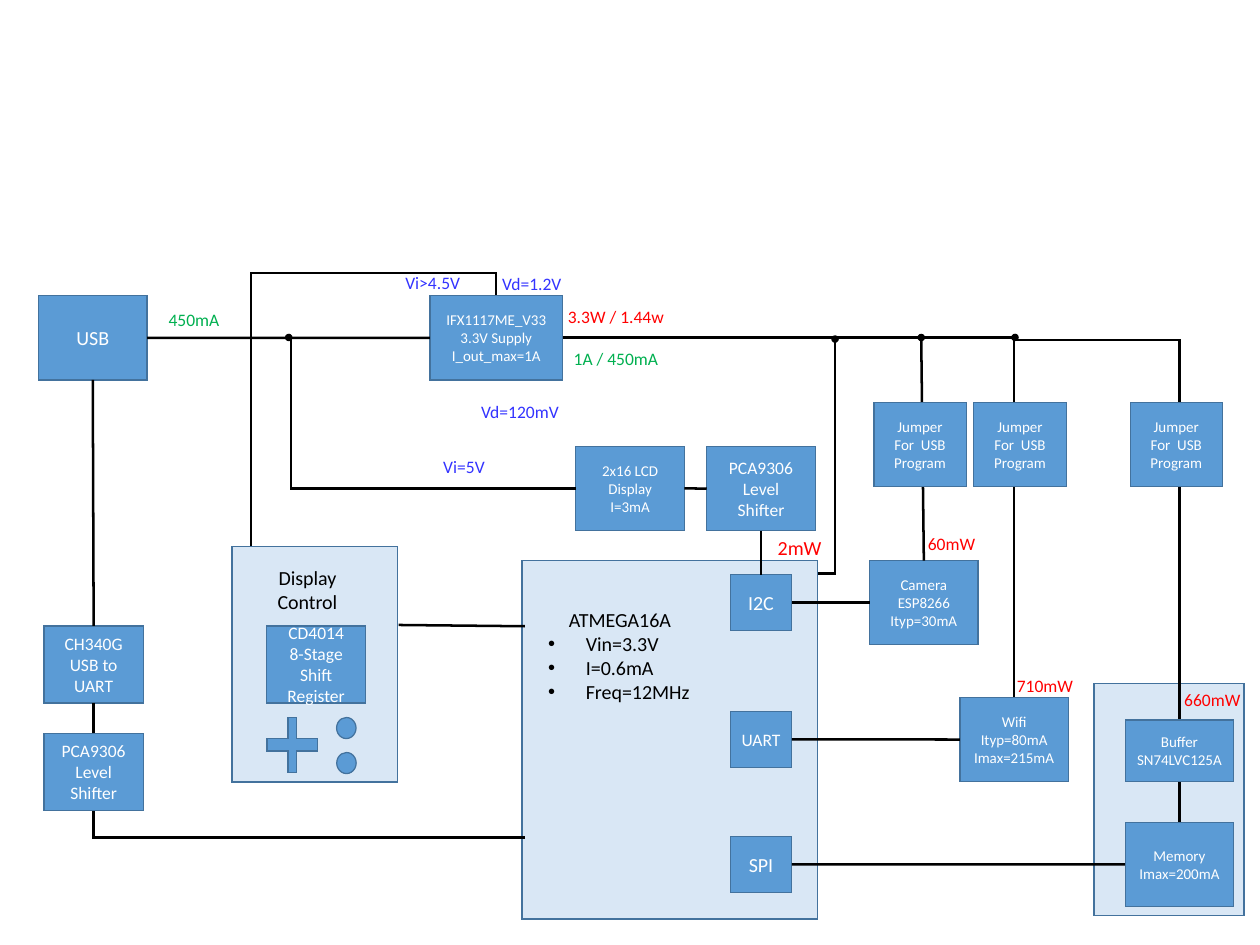
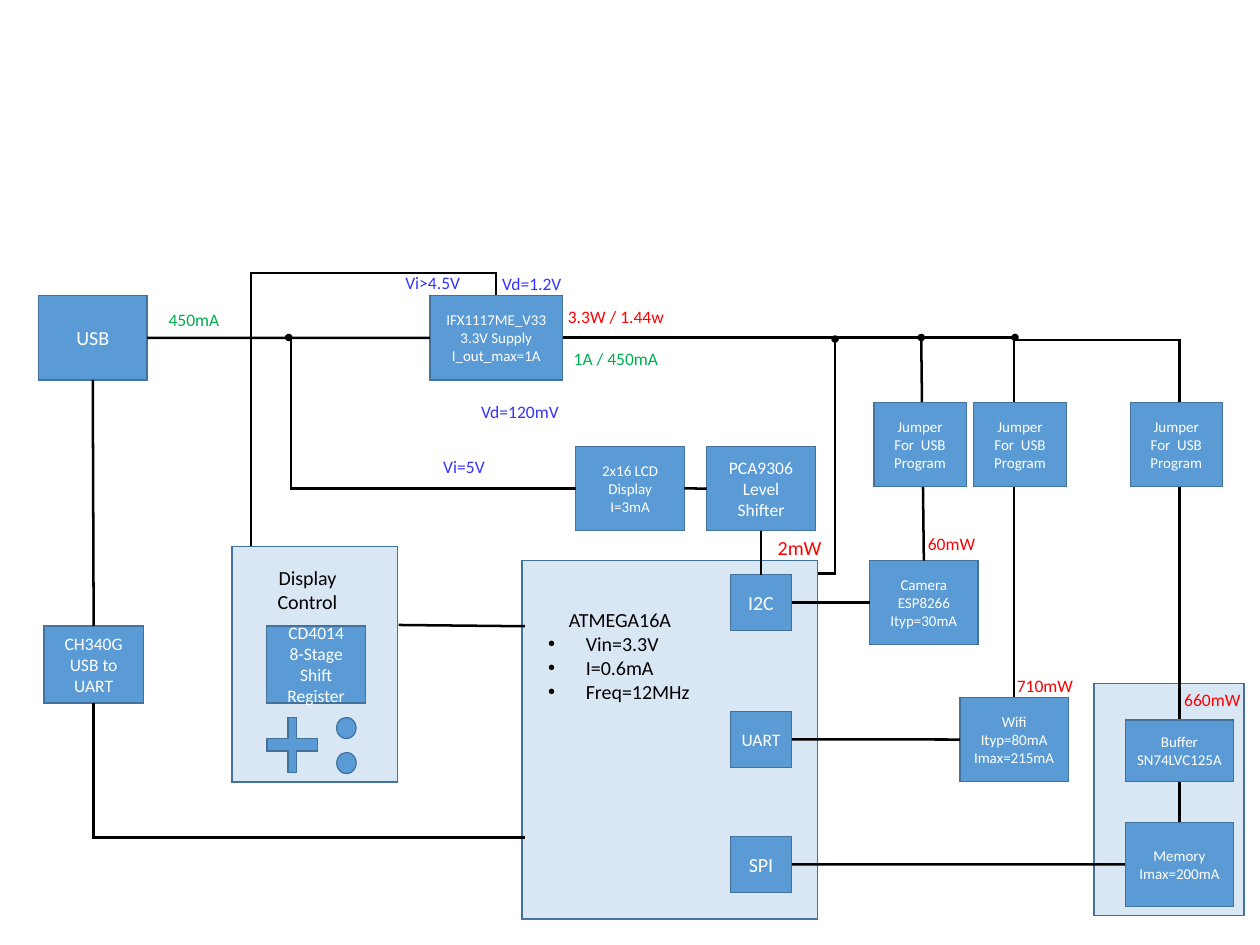
Before and after one commit to vtolenti89/Embedded, a slide deck: slide 1 of Projects/CameraSystem/Docs/Block_Diagram.pptx. Drawn at 1260x945 pixels with LibreOffice and Linux fonts; fonts in the diff are those of the drawing. Boxes give left, top, right and bottom in pixels: in the first picture for what was removed or moved away, otherwise in the second. Text is boxed around its words. In the diff, an @@ line names an element or a change of style, - is before the commit and + after.

```diff
--- a/Projects/CameraSystem/Docs/Block_Diagram.pptx
+++ b/Projects/CameraSystem/Docs/Block_Diagram.pptx
@@ rectangle removed at [44, 734, 143, 811] @@
-PCA9306
-Level
-Shifter
```
Also in this commit, not shown: 4 other files.
